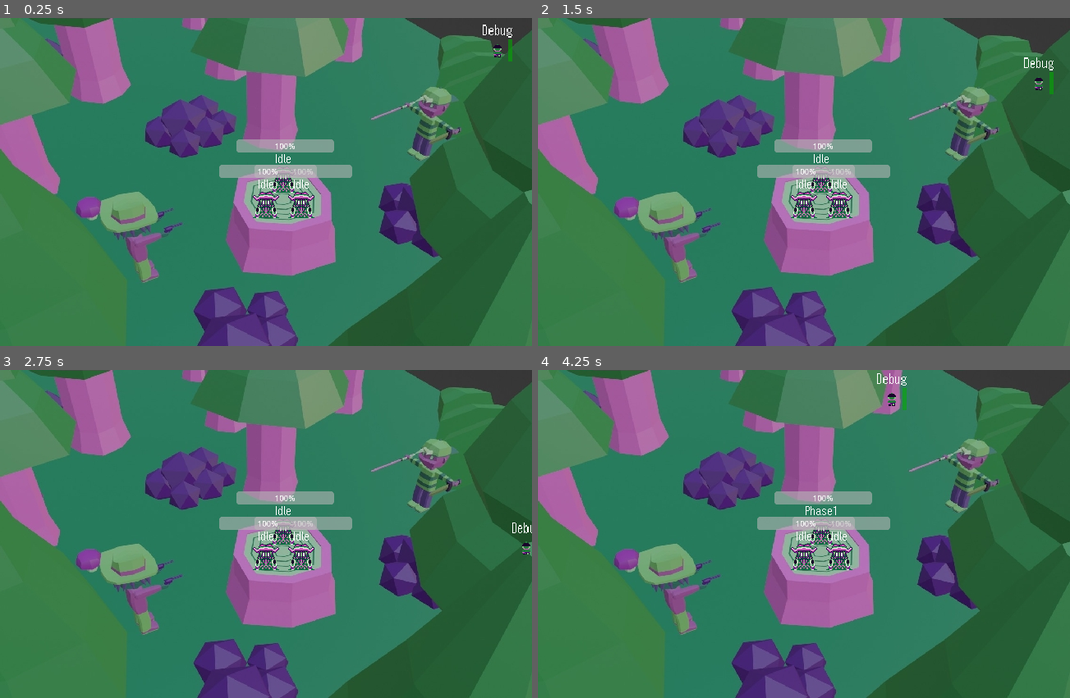
Above: before the commit, frames 1-4 (two rows, left to right).
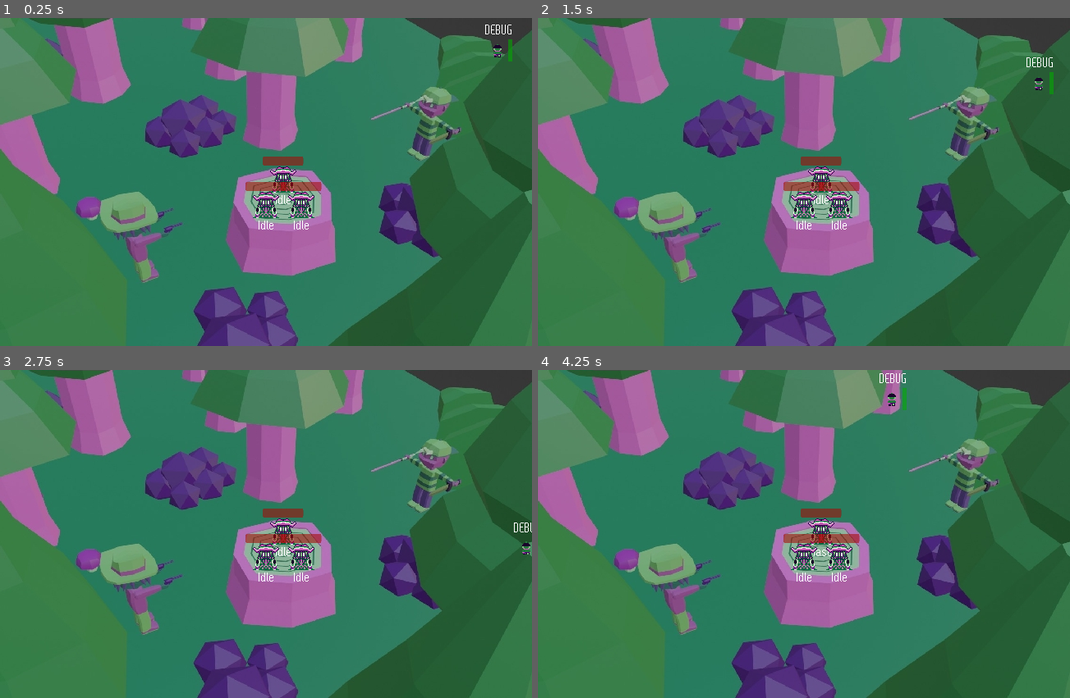
Above: after the commit, the same moments.

Repository: b4k4kozmo/bullet-hell-24
Game: Godot game, scene res://boss_room.tscn
Same seed, same stepped clock (60 frames per second), same inputs: the game is played once before the commit and once after it.
Inputs:
- Up to frame 1 (0.25 s): no input
- Up to frame 2 (1.5 s): tap Enter at 0.5 s; hold D (move_right) 0.53-1.28 s; tap Space (action) at 0.6 s; tap R (restart) at 1.25 s; hold S (move_down) from 1.28 s (still down); tap Shift (walk) at 1.35 s
- Up to frame 3 (2.75 s): release S (move_down) at 2.03 s; hold D (move_right) from 2.03 s (still down); tap Space (action) at 2.1 s
- Up to frame 4 (4.25 s): tap R (restart) at 2.75, 3.5 s; release D (move_right) at 2.78 s; hold W (move_up) 2.78-3.53 s; tap Shift (walk) at 2.85 s; hold A (move_left) from 3.53 s (still down); tap Space (action) at 3.6 s

The runs differ from the first frame. In frame 1, 2.5% of the frame differs, in the area x 41-97%, y 2-65%; in frame 2, 2.5%; in frame 3, 2.4%; in frame 4, 2.5%.

Commit message:
Change $ProgressBar2 to $ProgressBar to revert

Diff:
--- a/player.tscn
+++ b/player.tscn
@@ -22,14 +22,15 @@
 shape = SubResource("RectangleShape2D_2a6o0")
 
 [node name="Debug" type="Label" parent="."]
-offset_left = -21.0
+offset_left = -19.5
 offset_top = -35.0
-offset_right = 19.0
+offset_right = 20.5
 offset_bottom = -12.0
-scale = Vector2(1.04829, 1.15632)
+scale = Vector2(1, 1.103)
 theme_override_fonts/font = ExtResource("3_sfhdi")
 text = "Debug"
 horizontal_alignment = 1
+uppercase = true
 
 [node name="ProgressBar" type="ProgressBar" parent="."]
 visible = false
--- a/scripts/Spaghetti.gd
+++ b/scripts/Spaghetti.gd
@@ -9,7 +9,7 @@
 var starting_phase = "Phase1"
 
 func _process(_delta):
-	$ProgressBar.value = health
+	$ProgressBar2.value = health
 	if health <= 0:
 		queue_free()
 func set_status(bullet_type):
--- a/spaghetti.tscn
+++ b/spaghetti.tscn
@@ -35,9 +35,9 @@
 anchor_left = 0.5
 anchor_right = 0.5
 offset_left = -20.0
-offset_top = -34.0
+offset_top = 16.0
 offset_right = 20.0
-offset_bottom = -11.0
+offset_bottom = 39.0
 grow_horizontal = 2
 theme_override_fonts/font = ExtResource("4_d1ppu")
 text = "Debug"
@@ -71,6 +71,7 @@
 shape = SubResource("RectangleShape2D_mg4nb")
 
 [node name="ProgressBar" type="ProgressBar" parent="."]
+visible = false
 custom_minimum_size = Vector2(198, 2.08165e-12)
 anchors_preset = 5
 anchor_left = 0.5
@@ -84,5 +85,22 @@
 max_value = 999.0
 value = 999.0
 
+[node name="ProgressBar2" type="ProgressBar" parent="."]
+modulate = Color(0.892161, 0.0610557, 0.0360141, 1)
+custom_minimum_size = Vector2(198, 2.08165e-12)
+anchors_preset = 5
+anchor_left = 0.5
+anchor_right = 0.5
+offset_left = -25.0
+offset_top = -28.0
+offset_right = 173.0
+offset_bottom = -1.0
+grow_horizontal = 2
+scale = Vector2(0.25, 0.4)
+theme_override_constants/outline_size = 1
+max_value = 999.0
+value = 999.0
+show_percentage = false
+
 [connection signal="timeout" from="Speed" to="." method="_on_speed_timeout"]
 [connection signal="body_entered" from="PlayerDetection" to="FiniteStateMachine/Idle" method="_on_player_entered"]
--- a/spaghetti2.gd
+++ b/spaghetti2.gd
@@ -9,7 +9,7 @@
 var starting_phase = "Phase2"
 
 func _process(_delta):
-	$ProgressBar.value = health
+	$ProgressBar2.value = health
 	if health <= 0:
 		queue_free()
 func set_status(bullet_type):
--- a/spaghetti3.gd
+++ b/spaghetti3.gd
@@ -9,7 +9,7 @@
 var starting_phase = "Phase3"
 
 func _process(_delta):
-	$ProgressBar.value = health
+	$ProgressBar2.value = health
 	if health <= 0:
 		queue_free()
 func set_status(bullet_type):
